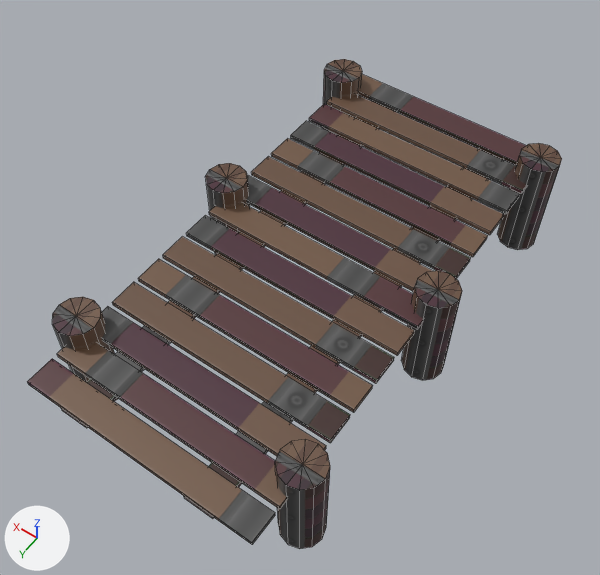
An edit to the FBX model Assets/Meshes/Dock.fbx, drawn before and after from the same camera.
Both versions are drawn from a camera (50 mm lens) standing at (-5.92, 3.81, 12.61) and looking at (0.07, -4.58, -0.58). The axes (+X, +Y, +Z) are drawn at lower left. The lights are the same throughout. Mesh edges are drawn as thin lines. Where no turn or scale is listed for an object, it has been applied to the vertices.

Script lines for the objects in view, before the commit:
```python
me_cube_127 = bpy.data.meshes.new('Cube.127')
me_cube_127.from_pydata(...)  # 286 vertices, 246 faces; spans x -2.94..2.94, y -10.38..0.3, z -2.02..0.46
# faces by material slot: [102, 144]
me_cube_127.materials.append(mat_planks)
me_cube_127.materials.append(mat_wood)
# before: 0 (1.1, 0.3, -0.2) at pixel (86, 428), 1 (1.1, 0.3, -0.1) at pixel (85, 425), 2 (1.7, 0.3, -0.2) at pixel (62, 410), 3 (1.7, 0.3, -0.1) at pixel (60, 407)
# before: 162 (-2.5, -9.26, 0.46) at pixel (531, 169), 164 (-2.72, -9.32, 0.46) at pixel (542, 171), 166 (-2.88, -9.48, 0.46) at pixel (552, 170), 168 (-2.94, -9.7, 0.46) at pixel (559, 165), 170 (-2.88, -9.92, 0.46) at pixel (561, 158)
# before: 172 (-2.72, -10.08, 0.46) at pixel (557, 151), 174 (-2.5, -10.14, 0.46) at pixel (549, 145), 176 (-2.28, -10.08, 0.46) at pixel (538, 143), 178 (-2.12, -9.92, 0.46) at pixel (528, 144), 180 (-2.06, -9.7, 0.46) at pixel (521, 148)
# before: 182 (-2.12, -9.48, 0.46) at pixel (519, 155), 184 (-2.28, -9.32, 0.46) at pixel (522, 163), 185 (-2.5, -9.7, 0.46) at pixel (540, 157)
ob_cube_050 = bpy.data.objects.new('Cube.050', me_cube_127)
ob_cube_050.location = (0.0, 0.0, 0.0)
```
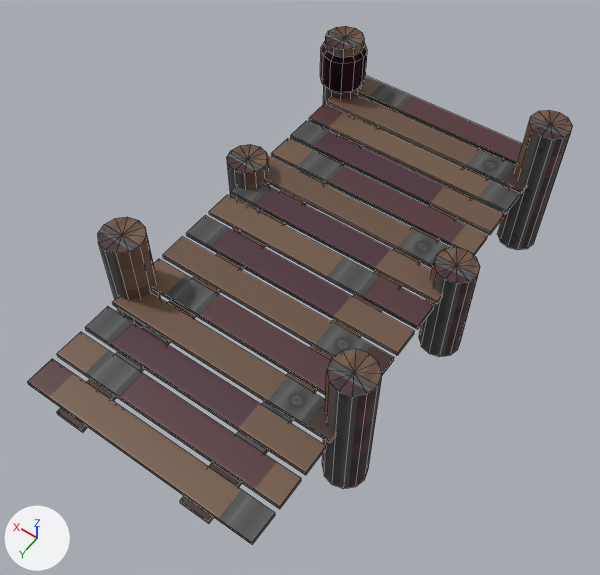
Location of each change, [x1, y1, x2, y2] in pixels of the pictures (600 x 575 px; the box of a moved part takes in the faces that stretch with it):
'Cube.050', reshaped: before [27, 59, 562, 549]; after [27, 26, 573, 545]
part 1 of me_cube_127, moved or reshaped: before [205, 163, 250, 255]; after [227, 144, 269, 247]
part 2 of me_cube_127, moved or reshaped: before [52, 297, 118, 401]; after [98, 217, 161, 328]
part 3 of me_cube_127, moved or reshaped: before [401, 271, 462, 380]; after [419, 247, 480, 357]
part 4 of me_cube_127, cut back: before [61, 101, 395, 428]; after [57, 101, 395, 432]
part 5 of me_cube_127, cut back: before [184, 149, 503, 549]; after [180, 149, 503, 523]
part 6 of me_cube_127, built on: before [324, 59, 362, 83]; after [320, 26, 367, 94]
part 7 of me_cube_127, moved or reshaped: before [497, 143, 562, 250]; after [497, 110, 573, 250]
part 8 of me_cube_127, surface changed: before [323, 71, 362, 135]; after [323, 86, 361, 135]

What the commit changed:
Picture 'Plane_DefaultMaterial_Normal.tga.002' (img_plane_defaultmaterial_normal_tga_002) is new.
Picture 'Plane_DefaultMaterial_AlbedoTransparency.tga.002' (img_plane_defaultmaterial_albedotransparency_tga_002) is new.
Material 'Mast' (mat_mast) is new.
Uses the picture img_plane_defaultmaterial_albedotransparency_tga_002.
Uses the picture img_plane_defaultmaterial_normal_tga_002.
me_cube_127 is used by ob_cube_050; location (0.0, 0.0, 0.0).
Verts and faces of me_cube_127; kept vertices keep their numbers, new ones are numbered from 286.
me_cube_127 had 286 vertices, 246 faces and spanned x -2.94..2.94, y -10.38..0.3, z -2.02..0.46.
me_cube_127 now has 334 vertices, 292 faces and spans x -2.94..3.03, y -10.38..0.4, z -2.02..1.36.
me_cube_127 part 1: the loose piece of 25 vertices spanning x 2.06..2.94, y -5.82..-4.93, z -2.02..0.46 is moved by (0.0, -0.71, 0.0).
me_cube_127 part 2: the loose piece of 25 vertices spanning x 2.06..2.94, y -1.49..-0.61, z -2.02..0.46 is scaled about its middle by (1, 1, 1.36), then moved by (0.0, -1.41, 0.45).
me_cube_127 part 3: the loose piece of 25 vertices spanning x -2.94..-2.06, y -5.82..-4.93, z -2.02..0.46 is moved by (0.0, -0.71, 0.0).
Part 4, on me_cube_127:
Faces deleted: (0, 1, 3, 2).
Vertices 0 to 3 move by (0.0, 0.1, 0.0).
Part 5, on me_cube_127:
1 face is deleted.
11 vertices in x -2.94..-2.06, y -1.49..-0.61, z 0.46 move by (0.0, -1.41, 0.9).
10 vertices in x -2.94..-2.06, y -1.49..-0.61, z -2.02 move by (0.0, -1.41, 0.0).
4 vertices in x -1.7..-1.1, y 0.3, z -0.2..-0.1 move by (0.0, 0.1, 0.0).
4 vertices move from x -2.72..-2.28, y -1.43, z -2.02..0.46 to x -2.72..-2.28, y -2.85, z -2.02..1.36.
Part 6, on me_cube_127:
12 faces are deleted.
12 vertices in x 2.06..2.94, y -10.14..-9.26, z 0.46 move by (0.0, 0.0, -0.3).
1 vertex moves from x 2.5, y -9.7, z 0.46 to x 2.5, y -9.7, z 1.36.
24 vertices are added at x 1.97..3.03, y -10.23..-9.17, z 0.26..1.16.
12 new vertices lie (0.0, 0.0, 0.8) away from vertices in x 1.97..3.03, y -10.23..-9.17, z 0.26.
12 new vertices lie (0.0, 0.0, 0.2) away from vertices in x 2.06..2.94, y -10.14..-9.26, z 1.16.
24 new faces join them, mat_wood.
36 new faces join them, mat_mast.
Part 7, on me_cube_127:
Vertices 162, 164, 166, 168, 170, 172, 174, 176, 178, 180, 182, 184, 185 move by (0.0, 0.0, 0.9).
me_cube_127 part 8: 12 kept faces spanning x 2.06..2.94, y -10.14..-9.26, z -2.02..0.16 get new texture (UV) coordinates.
me_cube_127 now uses material mat_mast.
